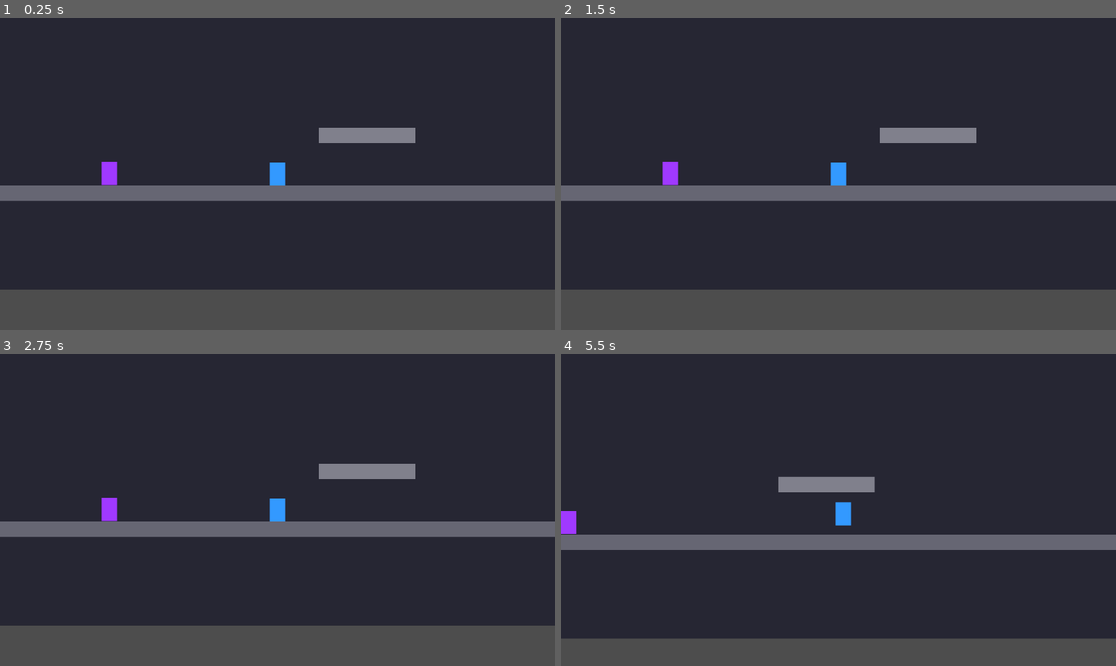
Above: before the commit, frames 1-4 (two rows, left to right).
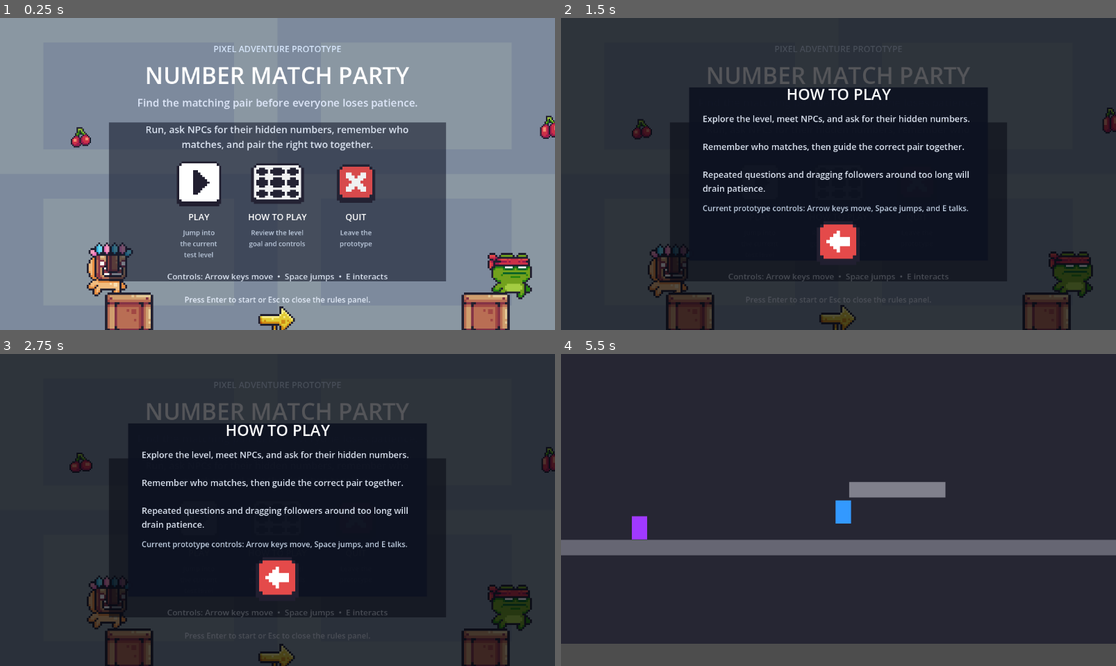
Above: after the commit, the same moments.

Repository: kacperszo/Matching-party
Game: Godot game, scene res://scenes/main_menu.tscn
The game is run twice, just before and just after one commit, with the same random seed, the same clock (stepped at 60 frames per second) and the same inputs. Before the commit the project starts from res://scenes/test_level.tscn.
Inputs (mouse positions are in pixels of both pictures, inside the frame that each line leads up to):
- Up to frame 1 (0.25 s): no input
- Up to frame 2 (1.5 s): click (838, 183) at 0.52 s; click (760, 183) at 1.27 s
- Up to frame 3 (2.75 s): click (199, 519) at 2.02 s
- Up to frame 4 (5.5 s): tap Enter at 2.75, 3.05, 3.5, 3.6 s; hold Right (move_right) 2.78-4.28 s; tap E (interact) at 2.85, 5.3 s; tap Space (jump) at 3.02, 3.32, 3.77, 4.07, 4.55, 5.1, 5.27 s; tap Keypad Enter at 3.8, 4.35 s; hold Left (move_left) 4.28-5.03 s; hold Right (move_right) from 5.03 s (still down)

The runs differ from the first frame. In frame 1, 98% of the frame differs, in the area x 0-100%, y 0-100%; in frame 2, 40%; in frame 3, 41%; in frame 4, 7.0%.

Commit message:
Add main menu and assets

Diff:
--- a/project.godot
+++ b/project.godot
@@ -15,7 +15,7 @@
 [application]
 
 config/name="MatchParty"
-run/main_scene="res://scenes/test_level.tscn"
+run/main_scene="res://scenes/main_menu.tscn"
 config/features=PackedStringArray("4.6", "Forward Plus")
 config/icon="res://icon.svg"
 
--- /dev/null
+++ b/scenes/main_menu.tscn
@@ -0,0 +1,359 @@
+[gd_scene load_steps=12 format=3]
+
+[ext_resource type="Script" path="res://scripts/main_menu.gd" id="1_script"]
+[ext_resource type="Texture2D" path="res://assets/pixel_adventure/Background/Blue.png" id="2_background"]
+[ext_resource type="Texture2D" path="res://assets/pixel_adventure/Menu/Buttons/Play.png" id="3_play"]
+[ext_resource type="Texture2D" path="res://assets/pixel_adventure/Menu/Buttons/Levels.png" id="4_levels"]
+[ext_resource type="Texture2D" path="res://assets/pixel_adventure/Menu/Buttons/Close.png" id="5_close"]
+[ext_resource type="Texture2D" path="res://assets/pixel_adventure/Menu/Buttons/Back.png" id="6_back"]
+[ext_resource type="Texture2D" path="res://assets/pixel_adventure/Main Characters/Mask Dude/Idle (32x32).png" id="7_mask_dude"]
+[ext_resource type="Texture2D" path="res://assets/pixel_adventure/Main Characters/Ninja Frog/Idle (32x32).png" id="8_ninja_frog"]
+[ext_resource type="Texture2D" path="res://assets/pixel_adventure/Items/Fruits/Cherries.png" id="9_cherries"]
+[ext_resource type="Texture2D" path="res://assets/pixel_adventure/Items/Checkpoints/Start/Start (Idle).png" id="10_start_flag"]
+[ext_resource type="Texture2D" path="res://assets/pixel_adventure/Items/Boxes/Box1/Idle.png" id="11_box"]
+
+[node name="MainMenu" type="Control"]
+layout_mode = 3
+anchors_preset = 15
+anchor_right = 1.0
+anchor_bottom = 1.0
+grow_horizontal = 2
+grow_vertical = 2
+script = ExtResource("1_script")
+
+[node name="Background" type="TextureRect" parent="."]
+layout_mode = 1
+anchors_preset = 15
+anchor_right = 1.0
+anchor_bottom = 1.0
+grow_horizontal = 2
+grow_vertical = 2
+texture_filter = 1
+texture = ExtResource("2_background")
+
+[node name="BackdropShade" type="ColorRect" parent="."]
+layout_mode = 1
+anchors_preset = 15
+anchor_right = 1.0
+anchor_bottom = 1.0
+grow_horizontal = 2
+grow_vertical = 2
+color = Color(0.0431373, 0.0588235, 0.117647, 0.28)
+
+[node name="Decor" type="Control" parent="."]
+layout_mode = 1
+anchors_preset = 15
+anchor_right = 1.0
+anchor_bottom = 1.0
+grow_horizontal = 2
+grow_vertical = 2
+mouse_filter = 2
+
+[node name="CharacterLeft" type="Sprite2D" parent="Decor"]
+position = Vector2(220, 512)
+scale = Vector2(4, 4)
+texture_filter = 1
+texture = ExtResource("7_mask_dude")
+hframes = 11
+
+[node name="CharacterRight" type="Sprite2D" parent="Decor"]
+position = Vector2(1060, 516)
+scale = Vector2(4, 4)
+texture_filter = 1
+texture = ExtResource("8_ninja_frog")
+hframes = 11
+
+[node name="FruitLeft" type="Sprite2D" parent="Decor"]
+position = Vector2(168, 236)
+scale = Vector2(3, 3)
+texture_filter = 1
+texture = ExtResource("9_cherries")
+hframes = 17
+
+[node name="FruitRight" type="Sprite2D" parent="Decor"]
+position = Vector2(1142, 222)
+scale = Vector2(3, 3)
+texture_filter = 1
+texture = ExtResource("9_cherries")
+hframes = 17
+frame = 8
+
+[node name="BoxLeft" type="Sprite2D" parent="Decor"]
+position = Vector2(268, 620)
+scale = Vector2(5, 5)
+texture_filter = 1
+texture = ExtResource("11_box")
+
+[node name="BoxRight" type="Sprite2D" parent="Decor"]
+position = Vector2(1008, 620)
+scale = Vector2(5, 5)
+texture_filter = 1
+texture = ExtResource("11_box")
+
+[node name="StartFlag" type="Sprite2D" parent="Decor"]
+position = Vector2(640, 616)
+scale = Vector2(4, 4)
+texture_filter = 1
+texture = ExtResource("10_start_flag")
+
+[node name="Ui" type="CenterContainer" parent="."]
+layout_mode = 1
+anchors_preset = 15
+anchor_right = 1.0
+anchor_bottom = 1.0
+grow_horizontal = 2
+grow_vertical = 2
+
+[node name="CenterStack" type="VBoxContainer" parent="Ui"]
+layout_mode = 2
+theme_override_constants/separation = 26
+
+[node name="TitleBlock" type="VBoxContainer" parent="Ui/CenterStack"]
+layout_mode = 2
+theme_override_constants/separation = 8
+
+[node name="Kicker" type="Label" parent="Ui/CenterStack/TitleBlock"]
+layout_mode = 2
+theme_override_colors/font_color = Color(0.854902, 0.917647, 1, 0.95)
+theme_override_font_sizes/font_size = 18
+text = "PIXEL ADVENTURE PROTOTYPE"
+horizontal_alignment = 1
+
+[node name="Title" type="Label" parent="Ui/CenterStack/TitleBlock"]
+layout_mode = 2
+theme_override_colors/font_color = Color(1, 1, 1, 1)
+theme_override_font_sizes/font_size = 48
+text = "NUMBER MATCH PARTY"
+horizontal_alignment = 1
+
+[node name="Subtitle" type="Label" parent="Ui/CenterStack/TitleBlock"]
+layout_mode = 2
+theme_override_colors/font_color = Color(0.894118, 0.929412, 1, 0.94)
+theme_override_font_sizes/font_size = 22
+text = "Find the matching pair before everyone loses patience."
+horizontal_alignment = 1
+
+[node name="MenuCard" type="ColorRect" parent="Ui/CenterStack"]
+custom_minimum_size = Vector2(700, 330)
+layout_mode = 2
+color = Color(0.054902, 0.0784314, 0.14902, 0.56)
+
+[node name="CardMargin" type="MarginContainer" parent="Ui/CenterStack/MenuCard"]
+layout_mode = 1
+anchors_preset = 15
+anchor_right = 1.0
+anchor_bottom = 1.0
+offset_left = 28.0
+offset_top = 24.0
+offset_right = -28.0
+offset_bottom = -24.0
+grow_horizontal = 2
+grow_vertical = 2
+
+[node name="CardColumn" type="VBoxContainer" parent="Ui/CenterStack/MenuCard/CardMargin"]
+layout_mode = 2
+theme_override_constants/separation = 22
+
+[node name="Pitch" type="Label" parent="Ui/CenterStack/MenuCard/CardMargin/CardColumn"]
+layout_mode = 2
+theme_override_colors/font_color = Color(0.917647, 0.94902, 1, 0.92)
+theme_override_font_sizes/font_size = 20
+text = "Run, ask NPCs for their hidden numbers, remember who matches, and pair the right two together."
+horizontal_alignment = 1
+autowrap_mode = 3
+
+[node name="ActionRow" type="HBoxContainer" parent="Ui/CenterStack/MenuCard/CardMargin/CardColumn"]
+layout_mode = 2
+alignment = 1
+theme_override_constants/separation = 56
+
+[node name="PlayAction" type="VBoxContainer" parent="Ui/CenterStack/MenuCard/CardMargin/CardColumn/ActionRow"]
+layout_mode = 2
+theme_override_constants/separation = 10
+
+[node name="PlayButton" type="TextureButton" parent="Ui/CenterStack/MenuCard/CardMargin/CardColumn/ActionRow/PlayAction"]
+custom_minimum_size = Vector2(92, 92)
+layout_mode = 2
+focus_mode = 2
+pivot_offset = Vector2(46, 46)
+texture_filter = 1
+texture_normal = ExtResource("3_play")
+ignore_texture_size = true
+stretch_mode = 0
+
+[node name="PlayLabel" type="Label" parent="Ui/CenterStack/MenuCard/CardMargin/CardColumn/ActionRow/PlayAction"]
+layout_mode = 2
+theme_override_colors/font_color = Color(1, 1, 1, 1)
+theme_override_font_sizes/font_size = 18
+text = "PLAY"
+horizontal_alignment = 1
+
+[node name="PlayHint" type="Label" parent="Ui/CenterStack/MenuCard/CardMargin/CardColumn/ActionRow/PlayAction"]
+layout_mode = 2
+theme_override_colors/font_color = Color(0.796078, 0.85098, 0.92549, 0.9)
+theme_override_font_sizes/font_size = 14
+text = "Jump into the current test level"
+horizontal_alignment = 1
+autowrap_mode = 3
+
+[node name="HowToPlayAction" type="VBoxContainer" parent="Ui/CenterStack/MenuCard/CardMargin/CardColumn/ActionRow"]
+layout_mode = 2
+theme_override_constants/separation = 10
+
+[node name="HowToPlayButton" type="TextureButton" parent="Ui/CenterStack/MenuCard/CardMargin/CardColumn/ActionRow/HowToPlayAction"]
+custom_minimum_size = Vector2(92, 92)
+layout_mode = 2
+focus_mode = 2
+pivot_offset = Vector2(46, 46)
+texture_filter = 1
+texture_normal = ExtResource("4_levels")
+ignore_texture_size = true
+stretch_mode = 0
+
+[node name="HowToPlayLabel" type="Label" parent="Ui/CenterStack/MenuCard/CardMargin/CardColumn/ActionRow/HowToPlayAction"]
+layout_mode = 2
+theme_override_colors/font_color = Color(1, 1, 1, 1)
+theme_override_font_sizes/font_size = 18
+text = "HOW TO PLAY"
+horizontal_alignment = 1
+
+[node name="HowToPlayHint" type="Label" parent="Ui/CenterStack/MenuCard/CardMargin/CardColumn/ActionRow/HowToPlayAction"]
+layout_mode = 2
+theme_override_colors/font_color = Color(0.796078, 0.85098, 0.92549, 0.9)
+theme_override_font_sizes/font_size = 14
+text = "Review the level goal and controls"
+horizontal_alignment = 1
+autowrap_mode = 3
+
+[node name="QuitAction" type="VBoxContainer" parent="Ui/CenterStack/MenuCard/CardMargin/CardColumn/ActionRow"]
+layout_mode = 2
+theme_override_constants/separation = 10
+
+[node name="QuitButton" type="TextureButton" parent="Ui/CenterStack/MenuCard/CardMargin/CardColumn/ActionRow/QuitAction"]
+custom_minimum_size = Vector2(92, 92)
+layout_mode = 2
+focus_mode = 2
+pivot_offset = Vector2(46, 46)
+texture_filter = 1
+texture_normal = ExtResource("5_close")
+ignore_texture_size = true
+stretch_mode = 0
+
+[node name="QuitLabel" type="Label" parent="Ui/CenterStack/MenuCard/CardMargin/CardColumn/ActionRow/QuitAction"]
+layout_mode = 2
+theme_override_colors/font_color = Color(1, 1, 1, 1)
+theme_override_font_sizes/font_size = 18
+text = "QUIT"
+horizontal_alignment = 1
+
+[node name="QuitHint" type="Label" parent="Ui/CenterStack/MenuCard/CardMargin/CardColumn/ActionRow/QuitAction"]
+layout_mode = 2
+theme_override_colors/font_color = Color(0.796078, 0.85098, 0.92549, 0.9)
+theme_override_font_sizes/font_size = 14
+text = "Leave the prototype"
+horizontal_alignment = 1
+autowrap_mode = 3
+
+[node name="ControlsLabel" type="Label" parent="Ui/CenterStack/MenuCard/CardMargin/CardColumn"]
+layout_mode = 2
+theme_override_colors/font_color = Color(0.917647, 0.94902, 1, 0.9)
+theme_override_font_sizes/font_size = 17
+text = "Controls: Arrow keys move  •  Space jumps  •  E interacts"
+horizontal_alignment = 1
+
+[node name="MenuHint" type="Label" parent="Ui/CenterStack"]
+layout_mode = 2
+theme_override_colors/font_color = Color(0.917647, 0.94902, 1, 0.92)
+theme_override_font_sizes/font_size = 16
+text = "Press Enter to start or Esc to close the rules panel."
+horizontal_alignment = 1
+
+[node name="ModalScrim" type="ColorRect" parent="."]
+visible = false
+layout_mode = 1
+anchors_preset = 15
+anchor_right = 1.0
+anchor_bottom = 1.0
+grow_horizontal = 2
+grow_vertical = 2
+color = Color(0.0117647, 0.0196078, 0.0431373, 0.68)
+
+[node name="HowToPlayPanel" type="Control" parent="."]
+visible = false
+custom_minimum_size = Vector2(620, 360)
+layout_mode = 1
+anchors_preset = 8
+anchor_left = 0.5
+anchor_top = 0.5
+anchor_right = 0.5
+anchor_bottom = 0.5
+offset_left = -310.0
+offset_top = -180.0
+offset_right = 310.0
+offset_bottom = 180.0
+grow_horizontal = 2
+grow_vertical = 2
+
+[node name="PanelBackground" type="ColorRect" parent="HowToPlayPanel"]
+layout_mode = 1
+anchors_preset = 15
+anchor_right = 1.0
+anchor_bottom = 1.0
+grow_horizontal = 2
+grow_vertical = 2
+color = Color(0.0509804, 0.0705882, 0.129412, 0.94)
+
+[node name="PanelMargin" type="MarginContainer" parent="HowToPlayPanel"]
+layout_mode = 1
+anchors_preset = 15
+anchor_right = 1.0
+anchor_bottom = 1.0
+offset_left = 28.0
+offset_top = 24.0
+offset_right = -28.0
+offset_bottom = -24.0
+grow_horizontal = 2
+grow_vertical = 2
+
+[node name="HowToPlayColumn" type="VBoxContainer" parent="HowToPlayPanel/PanelMargin"]
+layout_mode = 2
+theme_override_constants/separation = 16
+
+[node name="HowToTitle" type="Label" parent="HowToPlayPanel/PanelMargin/HowToPlayColumn"]
+layout_mode = 2
+theme_override_colors/font_color = Color(1, 1, 1, 1)
+theme_override_font_sizes/font_size = 32
+text = "HOW TO PLAY"
+horizontal_alignment = 1
+
+[node name="HowToBody" type="Label" parent="HowToPlayPanel/PanelMargin/HowToPlayColumn"]
+layout_mode = 2
+theme_override_colors/font_color = Color(0.917647, 0.94902, 1, 0.94)
+theme_override_font_sizes/font_size = 18
+text = "Explore the level, meet NPCs, and ask for their hidden numbers.\n\nRemember who matches, then guide the correct pair together.\n\nRepeated questions and dragging followers around too long will drain patience."
+autowrap_mode = 3
+
+[node name="HowToControls" type="Label" parent="HowToPlayPanel/PanelMargin/HowToPlayColumn"]
+layout_mode = 2
+theme_override_colors/font_color = Color(0.792157, 0.85098, 0.92549, 0.94)
+theme_override_font_sizes/font_size = 16
+text = "Current prototype controls: Arrow keys move, Space jumps, and E talks."
+autowrap_mode = 3
+
+[node name="CloseRow" type="CenterContainer" parent="HowToPlayPanel/PanelMargin/HowToPlayColumn"]
+layout_mode = 2
+
+[node name="CloseButton" type="TextureButton" parent="HowToPlayPanel/PanelMargin/HowToPlayColumn/CloseRow"]
+custom_minimum_size = Vector2(92, 92)
+layout_mode = 2
+focus_mode = 2
+pivot_offset = Vector2(46, 46)
+texture_filter = 1
+texture_normal = ExtResource("6_back")
+ignore_texture_size = true
+stretch_mode = 0
+
+[node name="CloseLabel" type="Label" parent="HowToPlayPanel/PanelMargin/HowToPlayColumn/CloseRow"]
+visible = false
+layout_mode = 2
+text = "Back"
--- /dev/null
+++ b/scripts/main_menu.gd
@@ -0,0 +1,126 @@
+extends Control
+
+@export_file("*.tscn") var gameplay_scene_path: String = "res://scenes/test_level.tscn"
+
+@onready var _play_button: TextureButton = $Ui/CenterStack/MenuCard/CardMargin/CardColumn/ActionRow/PlayAction/PlayButton
+@onready var _how_to_play_button: TextureButton = $Ui/CenterStack/MenuCard/CardMargin/CardColumn/ActionRow/HowToPlayAction/HowToPlayButton
+@onready var _quit_button: TextureButton = $Ui/CenterStack/MenuCard/CardMargin/CardColumn/ActionRow/QuitAction/QuitButton
+@onready var _close_button: TextureButton = $HowToPlayPanel/PanelMargin/HowToPlayColumn/CloseRow/CloseButton
+@onready var _modal_scrim: ColorRect = $ModalScrim
+@onready var _how_to_play_panel: Control = $HowToPlayPanel
+@onready var _character_left: Sprite2D = $Decor/CharacterLeft
+@onready var _character_right: Sprite2D = $Decor/CharacterRight
+@onready var _fruit_left: Sprite2D = $Decor/FruitLeft
+@onready var _fruit_right: Sprite2D = $Decor/FruitRight
+@onready var _start_flag: Sprite2D = $Decor/StartFlag
+
+var _elapsed: float = 0.0
+var _button_nodes: Array[TextureButton] = []
+var _float_nodes: Array[Node2D] = []
+var _float_origins: Array[Vector2] = []
+var _float_amplitudes: Array[float] = []
+
+
+func _ready() -> void:
+	_button_nodes = [_play_button, _how_to_play_button, _quit_button, _close_button]
+	_register_float_node(_character_left, 6.0)
+	_register_float_node(_character_right, 5.0)
+	_register_float_node(_fruit_left, 12.0)
+	_register_float_node(_fruit_right, 10.0)
+	_register_float_node(_start_flag, 4.0)
+	_bind_buttons()
+	_set_overlay_visible(false)
+	_play_button.grab_focus()
+
+
+func _process(delta: float) -> void:
+	_elapsed += delta
+	_animate_character_frames()
+	_animate_fruit_frames()
+	_animate_floaters()
+	_update_button_feedback(delta)
+
+
+func _unhandled_input(event: InputEvent) -> void:
+	if event is InputEventKey and event.pressed and not event.echo:
+		match event.keycode:
+			KEY_ESCAPE:
+				if _how_to_play_panel.visible:
+					_set_overlay_visible(false)
+			KEY_ENTER, KEY_KP_ENTER:
+				if not _how_to_play_panel.visible:
+					_start_game()
+
+
+func _register_float_node(node: Node2D, amplitude: float) -> void:
+	_float_nodes.append(node)
+	_float_origins.append(node.position)
+	_float_amplitudes.append(amplitude)
+
+
+func _bind_buttons() -> void:
+	_play_button.pressed.connect(_start_game)
+	_how_to_play_button.pressed.connect(_open_how_to_play)
+	_quit_button.pressed.connect(_quit_game)
+	_close_button.pressed.connect(_close_how_to_play)
+
+
+func _animate_character_frames() -> void:
+	var frame := int(_elapsed * 9.0)
+	_character_left.frame = frame % _character_left.hframes
+	_character_right.frame = frame % _character_right.hframes
+
+
+func _animate_fruit_frames() -> void:
+	var frame := int(_elapsed * 12.0)
+	_fruit_left.frame = frame % _fruit_left.hframes
+	_fruit_right.frame = (frame + 8) % _fruit_right.hframes
+
+
+func _animate_floaters() -> void:
+	for i in range(_float_nodes.size()):
+		var node := _float_nodes[i]
+		var origin := _float_origins[i]
+		var amplitude := _float_amplitudes[i]
+		node.position = origin + Vector2(0.0, sin(_elapsed * 1.4 + i * 0.75) * amplitude)
+
+
+func _update_button_feedback(delta: float) -> void:
+	for button in _button_nodes:
+		var is_active := button.has_focus() or button.is_hovered()
+		var target_scale := 1.12 if is_active else 1.0
+		var target_alpha := 1.0 if is_active else 0.92
+		button.scale = button.scale.lerp(Vector2.ONE * target_scale, delta * 10.0)
+		var tint := button.modulate
+		tint.a = move_toward(tint.a, target_alpha, delta * 5.0)
+		button.modulate = tint
+
+
+func _open_how_to_play() -> void:
+	_set_overlay_visible(true)
+
+
+func _close_how_to_play() -> void:
+	_set_overlay_visible(false)
+
+
+func _set_overlay_visible(is_visible: bool) -> void:
+	_modal_scrim.visible = is_visible
+	_how_to_play_panel.visible = is_visible
+
+	if is_visible:
+		_close_button.grab_focus()
+	else:
+		_play_button.grab_focus()
+
+
+func _start_game() -> void:
+	if gameplay_scene_path.is_empty():
+		push_warning("Main menu has no gameplay scene configured.")
+		return
+
+	get_tree().change_scene_to_file(gameplay_scene_path)
+
+
+func _quit_game() -> void:
+	get_tree().quit()
Binary file added: assets/pixel_adventure/20 Enemies.png
Not shown, added: assets/pixel_adventure/20 Enemies.png.import
Binary file added: assets/pixel_adventure/Background/Blue.png
Not shown, added: assets/pixel_adventure/Background/Blue.png.import
Binary file added: assets/pixel_adventure/Background/Brown.png
Not shown, added: assets/pixel_adventure/Background/Brown.png.import
Binary file added: assets/pixel_adventure/Background/Gray.png
Not shown, added: assets/pixel_adventure/Background/Gray.png.import
Binary file added: assets/pixel_adventure/Background/Green.png
Not shown, added: assets/pixel_adventure/Background/Green.png.import
Binary file added: assets/pixel_adventure/Background/Pink.png
Not shown, added: assets/pixel_adventure/Background/Pink.png.import
(and 339 more such lines)
